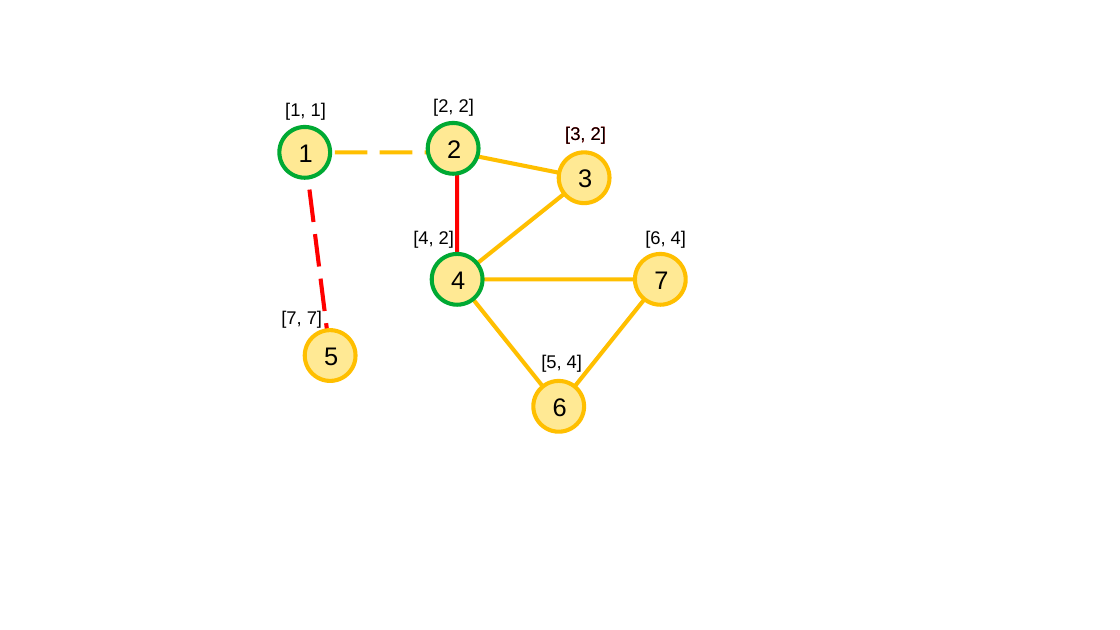
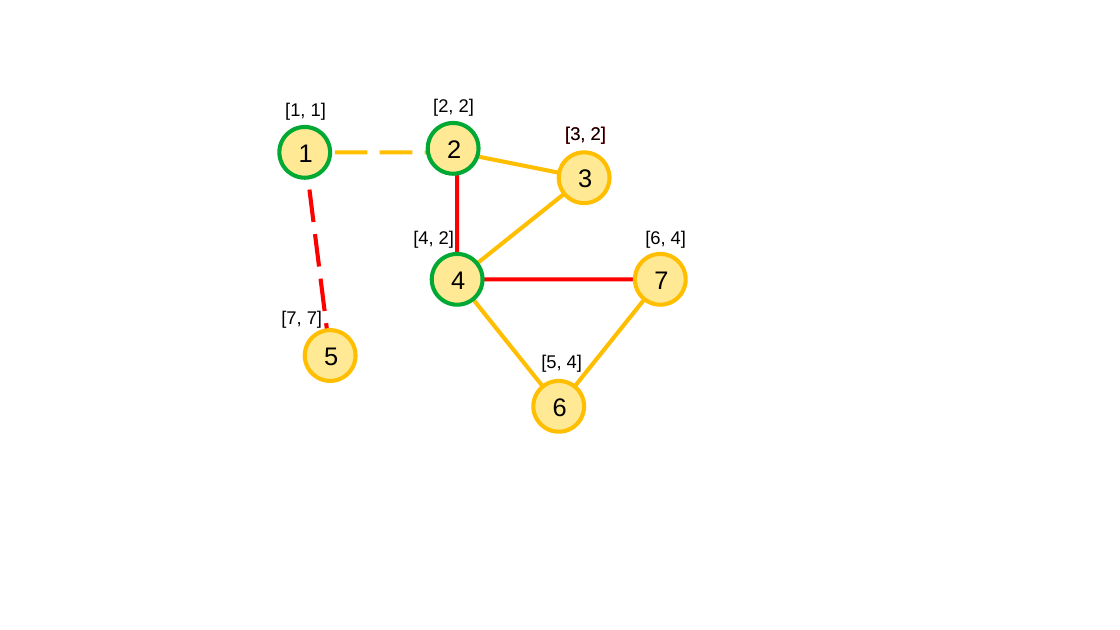
Before and after one commit to SmolLemon/SmolBook, a slide deck: slide 5 of visuals/Slides/graph-traversal-applications.odp. Drawn at 1120x630 pixels with LibreOffice and Linux fonts; fonts in the diff are those of the drawing. Boxes give left, top, right and bottom in pixels: in the first picture for what was removed or moved away, otherwise in the second. Text is boxed around its words. In the diff, an @@ line names an element or a change of style, - is before the commit and + after.

```diff
--- a/visuals/Slides/graph-traversal-applications.odp
+++ b/visuals/Slides/graph-traversal-applications.odp
@@ line (661, 279) - (457, 279): stroke #FFBF00 2.89 pt to #FF0000 2.89 pt @@
```
Also in this commit, not shown: 1 other slide changed, 14 other files.
